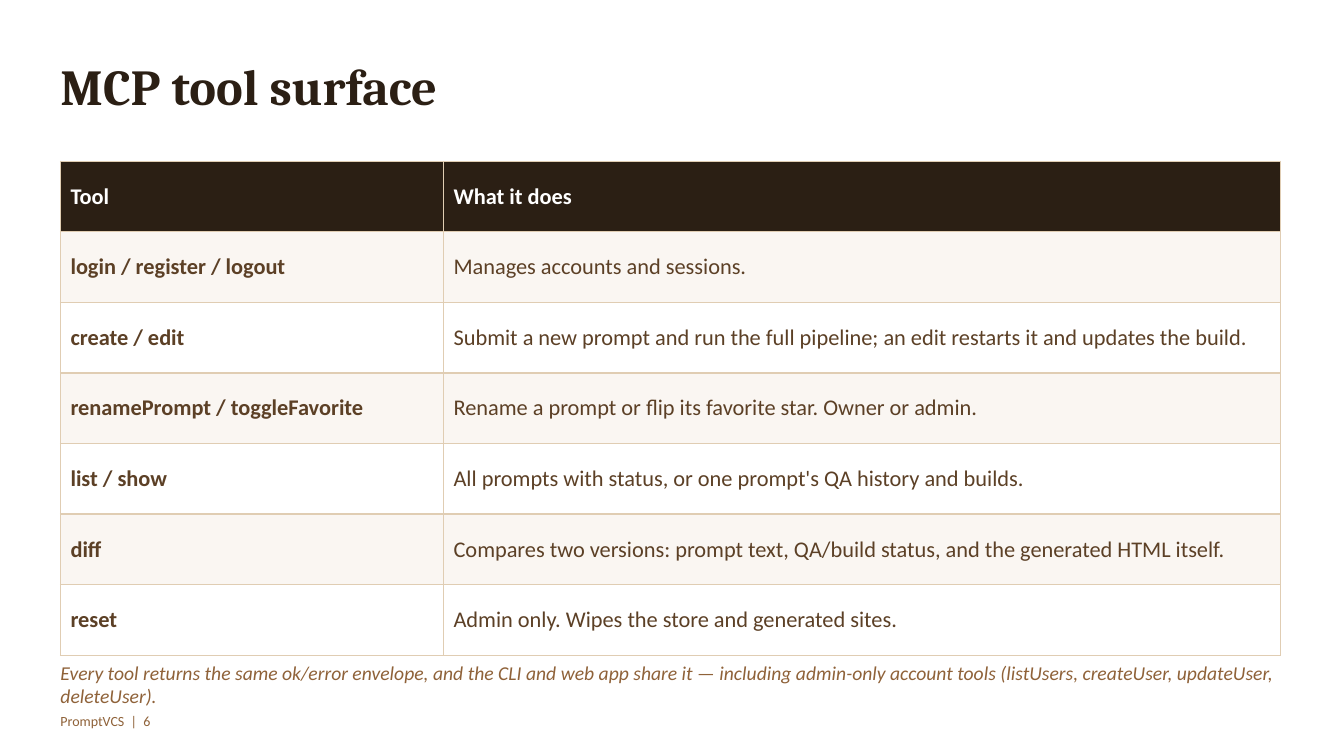
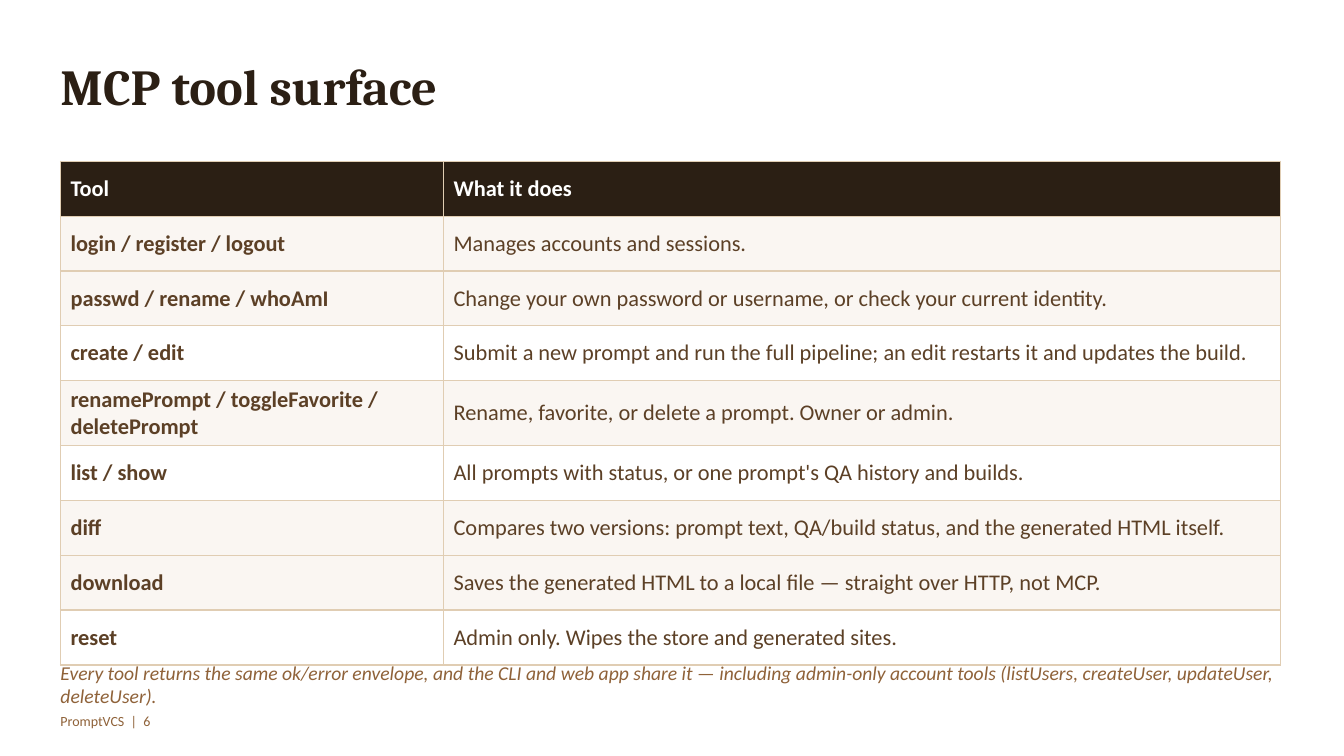
Before and after one commit to SahilHanda300/prompt-vcs, a slide deck: slide 6 of docs/PromptVCS-Presentation.pptx. Drawn at 1344x756 pixels with LibreOffice and Linux fonts; fonts in the diff are those of the drawing. Boxes give left, top, right and bottom in pixels: in the first picture for what was removed or moved away, otherwise in the second. Text is boxed around its words. In the diff, an @@ line names an element or a change of style, - is before the commit and + after.

Commit message:
Expand MCP tool surface slide to list every CLI command

```diff
--- a/docs/PromptVCS-Presentation.pptx
+++ b/docs/PromptVCS-Presentation.pptx
@@ table at box(60, 161, 1280, 655) @@
+row 3: passwd / rename / whoAmI | Change your own password or username, or check your current identity.
-row 5, column 1: renamePrompt / toggleFavorite
+row 5, column 1: renamePrompt / toggleFavorite / deletePrompt
-row 5, column 2: Rename a prompt or flip its favorite star. Owner or admin.
+row 5, column 2: Rename, favorite, or delete a prompt. Owner or admin.
+row 8: download | Saves the generated HTML to a local file — straight over HTTP, not MCP.
```
